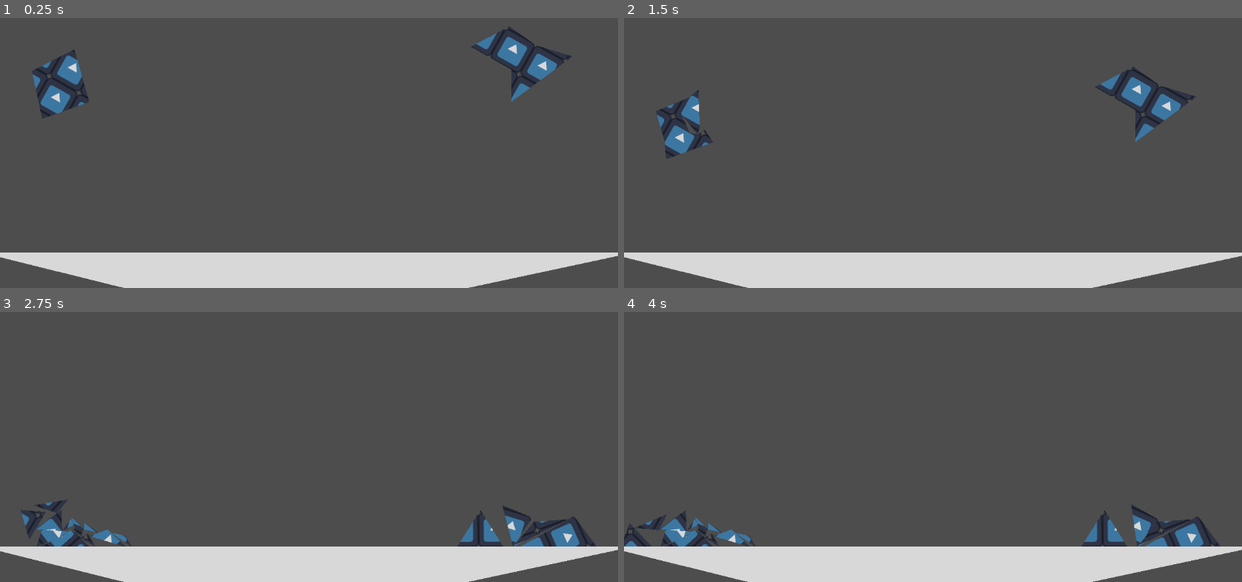
Above: before the commit, frames 1-4 (two rows, left to right).
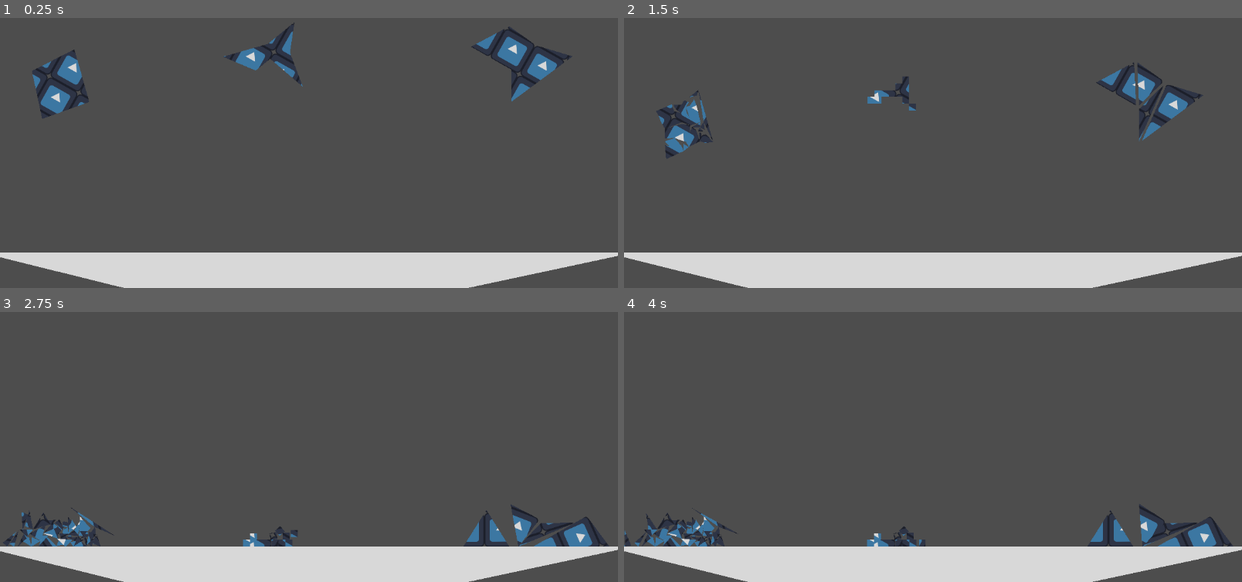
Above: after the commit, the same moments.

Repository: Hipocamp3002/MyGodotNodes
Game: Godot game, scene res://Components/Breaking/tests/BreakingTest.tscn
Two runs of this game, one before a commit and one after it. Both use one fixed random seed, a clock stepped at 60 frames per second and the inputs below. This scene is started directly instead of the project's main scene. The engine's default icon, where the game draws it, is replaced by a stand-in: a white triangle on a blue panel in a dark square.
Inputs:
- Up to frame 1 (0.25 s): no input
- Up to frame 2 (1.5 s): tap Enter at 0.5 s
- Up to frame 3 (2.75 s): no input
- Up to frame 4 (4 s): no input

The runs differ from the first frame. In frame 1, 0.9% of the frame differs, in the area x 36-49%, y 1-26%; in frame 2, 2.1%; in frame 3, 3.3%, in the area x 0-99%, y 69-87%; in frame 4, 3.2%.

Commit message:
New node that breaks in sqaures, edges doesn't work

Diff:
--- /dev/null
+++ b/Components/Breaking/BreakQuadNode.tscn
@@ -0,0 +1,6 @@
+[gd_scene load_steps=2 format=3 uid="uid://djmc35rymewkd"]
+
+[ext_resource type="Script" path="res://Components/Breaking/Scripts/BreakQuadNode.gd" id="1_7pf5w"]
+
+[node name="BreakQuadNode" type="Node"]
+script = ExtResource("1_7pf5w")
--- a/Components/Breaking/Scripts/BreakNode.gd
+++ b/Components/Breaking/Scripts/BreakNode.gd
@@ -7,6 +7,10 @@
 		piece = p
 		if Engine.is_editor_hint():
 			update_configuration_warnings()
+
+@export
+var explosionForce : float = 0.1;
+@export var centerOffset : Vector2 = Vector2.ZERO
 
 func _get_configuration_warnings():
 	if piece == null:
@@ -19,11 +23,20 @@
 
 	return []
 
-func add_piece(new_poligon,Shape):
+func add_piece(new_poligon:PackedVector2Array, Shape):
 	var p = piece.instantiate()
 
 	p.position = get_parent().position
+
+	if(p.get_class() == "RigidBody2D"):
+		var center = Vector2.ZERO
+		for v in new_poligon:
+			center += v
+		center -= centerOffset
+		(p as RigidBody2D).apply_impulse(center * explosionForce)
+
 	p.set_shape(new_poligon,Shape)
+
 	get_parent().add_sibling(p)
 
 func  Body_break():
--- /dev/null
+++ b/Components/Breaking/Scripts/BreakQuadNode.gd
@@ -0,0 +1,53 @@
+extends BreakNode
+
+@export
+var cellSize : Vector2 = Vector2(50,50)
+
+var square : PackedVector2Array
+
+func _ready():
+	var arr = [
+		Vector2.ZERO,
+		Vector2(cellSize.x,0),
+		Vector2(cellSize.x,cellSize.y),
+		Vector2(0,cellSize.y)
+	]
+	square = PackedVector2Array(arr)
+
+func  Body_break():
+	var Shape : Polygon2D
+
+	for c in get_parent().get_children():
+		if(c.get_class() == "Polygon2D"):
+			Shape = c
+
+	var polygon = Shape.polygon
+
+	var bound_min = polygon[0]
+	var bound_max = polygon[0]
+	for v in polygon:
+		if v.x > bound_max.x: bound_max.x = v.x
+		if v.y > bound_max.y: bound_max.y = v.y
+		if v.x < bound_min.x: bound_min.x = v.x
+		if v.y < bound_min.y: bound_min.y = v.y
+
+
+	var cur_pos = bound_min
+	while(cur_pos.y < bound_max.y):
+		while(cur_pos.x < bound_max.x):
+			var mov_sqr = square.duplicate()
+			for i in mov_sqr.size(): mov_sqr[i] += cur_pos
+
+			var res = Geometry2D.exclude_polygons(polygon,mov_sqr)
+			var i = 0
+			while(i < res.size() and not Geometry2D.is_polygon_clockwise(res[i])): i += 1
+			if(i < res.size()):
+				var n_pol = res[i]
+
+				add_piece(n_pol,Shape)
+
+			cur_pos.x += cellSize.x
+		cur_pos.y += cellSize.y
+		cur_pos.x = bound_min.x
+
+	get_parent().queue_free()
--- a/Components/Breaking/tests/BreakingTest.tscn
+++ b/Components/Breaking/tests/BreakingTest.tscn
@@ -1,9 +1,11 @@
-[gd_scene load_steps=5 format=3 uid="uid://djkudgg4h4cst"]
+[gd_scene load_steps=7 format=3 uid="uid://djkudgg4h4cst"]
 
 [ext_resource type="Script" path="res://Components/Breaking/tests/GroundPolygon.gd" id="1_3fntd"]
 [ext_resource type="Texture2D" uid="uid://cx7qhq0r4hewy" path="res://icon.svg" id="2_yrr7v"]
 [ext_resource type="PackedScene" uid="uid://cgi7p52qr44sv" path="res://Components/Breaking/BreakTriangulateNode.tscn" id="3_6q6lx"]
 [ext_resource type="PackedScene" uid="uid://cyvten3qdh6db" path="res://Components/Breaking/BreakDelaunayCombex.tscn" id="4_p1r8u"]
+[ext_resource type="PackedScene" uid="uid://djmc35rymewkd" path="res://Components/Breaking/BreakQuadNode.tscn" id="5_duh32"]
+[ext_resource type="PackedScene" uid="uid://ciaq8pwpwhj3j" path="res://Components/Breaking/PieceBody2D.tscn" id="6_3b1kt"]
 
 [node name="BreakingTest" type="Node2D"]
 
@@ -46,7 +48,9 @@
 script = ExtResource("1_3fntd")
 
 [node name="BreakDelaunayCombex" parent="Breakable2" instance=ExtResource("4_p1r8u")]
-min_width = 15
+nunPoints = 50
+explosionForce = 0.0
+centerOffset = Vector2(-200, 0)
 
 [node name="Collider" type="CollisionPolygon2D" parent="Breakable2"]
 polygon = PackedVector2Array(26, 167, 45, 142, 65, 165)
@@ -63,5 +67,30 @@
 [node name="Timer" type="Timer" parent="Breakable2"]
 autostart = true
 
+[node name="Breakable3" type="StaticBody2D" parent="."]
+position = Vector2(-231, -83)
+script = ExtResource("1_3fntd")
+
+[node name="BreakQuadNode" parent="Breakable3" instance=ExtResource("5_duh32")]
+cellSize = Vector2(20, 20)
+piece = ExtResource("6_3b1kt")
+explosionForce = 0.0
+
+[node name="Collider" type="CollisionPolygon2D" parent="Breakable3"]
+polygon = PackedVector2Array(26, 167, 45, 142, 65, 165)
+
+[node name="Shape" type="Polygon2D" parent="Breakable3"]
+texture_repeat = 2
+color = Color(0.85098, 0.85098, 0.85098, 1)
+texture = ExtResource("2_yrr7v")
+texture_offset = Vector2(-65.045, 49.655)
+texture_scale = Vector2(1.295, 1.295)
+texture_rotation = -0.513127
+polygon = PackedVector2Array(119, -78, 213, 3, 176, -96, 189, -184, 112, -121, -18, -84, 77, -44)
+
+[node name="Timer" type="Timer" parent="Breakable3"]
+autostart = true
+
 [connection signal="timeout" from="Breakable/Timer" to="Breakable/BreakTriangulateNode" method="Body_break"]
 [connection signal="timeout" from="Breakable2/Timer" to="Breakable2/BreakDelaunayCombex" method="Body_break"]
+[connection signal="timeout" from="Breakable3/Timer" to="Breakable3/BreakQuadNode" method="Body_break"]
